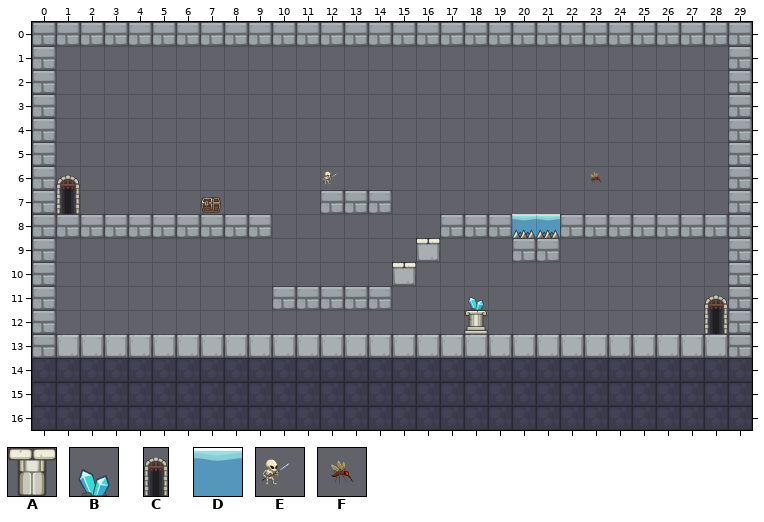
One commit to this Tiled map: assets/maps/world1/level_07.tmx. This is how it looked before the edit.
Cells are 128x128 px. Shown: x 0..29, y 0..16.
Key: from "dungeon_tiles": A 15 "bridge-2", B 20 "crystal-bottom-2", C 21 "Door", D 38 "water-surface"; from "enemy": E 2 "enemy", F 6 "mosquito_0mosquito".
_ is an empty cell, # one hidden under a higher layer.
Objects are placed by their top-left corner, in cells (3,4 is the top-left corner of cell 3,4); size is 1x1 cell unless given.
Layers that did not change in this view are not listed.
Layer "background" before, first column x 0:
 0 ______________________________
 1 ______________________________
 2 ______________________________
 3 ______________________________
 4 ______________________________
 5 ______________________________
 6 ______________________________
 7 _C____________________________
 8 ____________________DD________
 9 ______________________________
10 ______________________________
11 __________________B___________
12 __________________A_________C_
13 ______________________________
14 ##############################
15 ##############################
16 ##############################
Objects on layer "enemies" before:
E "enemy_r0_walker" at 12,6
F "mosquito_0mosquito" at 23,6
After:
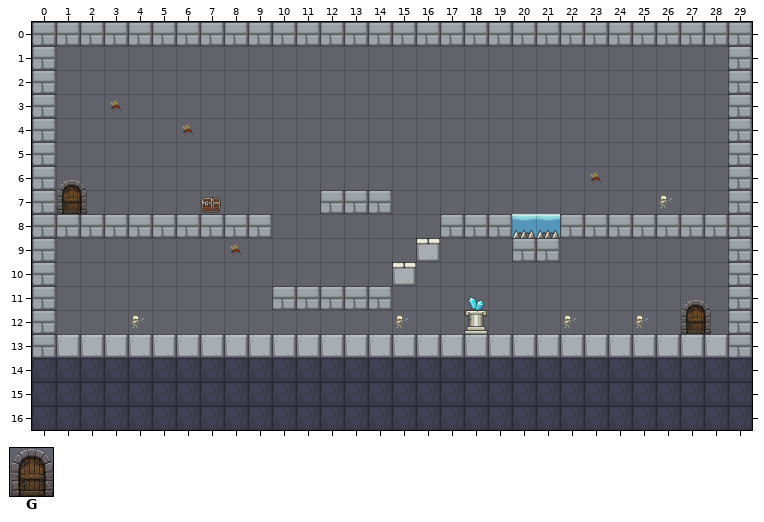
Further tiles: from "bg": G 25 "door".
The exact change:
Layer "background":
Tile C gives way to tile G in row 7 at x 1.
The edit adds tile G in row 12 at x 27.
Tile C is gone in row 12 at x 28.
Layer "enemies":
A new object: F "mosquito_0mosquito" at 3,3.
A new object: F "mosquito_0mosquito" at 6,4.
A new object: E "enemy" at 26,7.
A new object: F "mosquito_0mosquito" at 8,9.
A new object: E "enemy" at 4,12.
A new object: E "enemy" at 15,12.
A new object: E "enemy" at 22,12.
A new object: E "enemy" at 25,12.
Object E "enemy_r0_walker" at 12,6 is removed.
